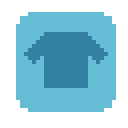
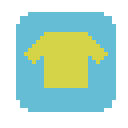
Two versions of the same layered image (128 × 128). Layer-by-layer changes:
painted on "Layer 3" over (x1=24, y1=32, x2=108, y2=88)
